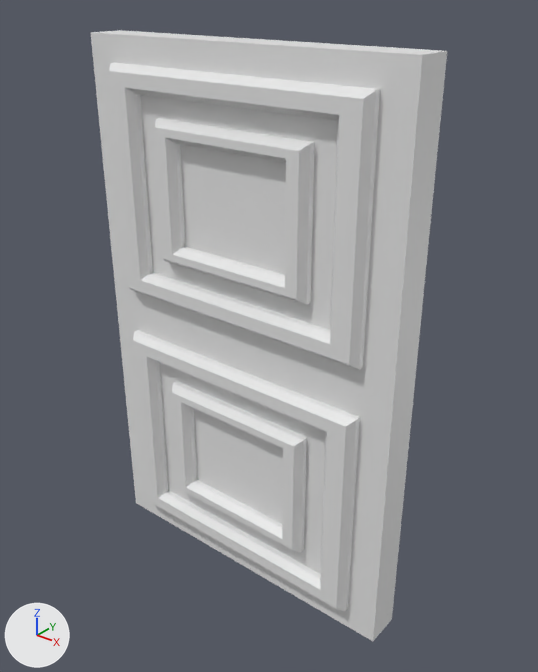
Two versions of the FBX model ChronoLInk/Assets/06_Models/Prop/OBJ_Door.fbx, one commit apart.
The view is the same before and after, from a 50 mm camera at (1.48, -1.75, 2.07) aimed at (0.07, 0.02, 0.98). The axes (+X, +Y, +Z) are drawn at lower left. The lights are the same throughout. The older version comes first. Where no turn or scale is listed for an object, it has been applied to the vertices.
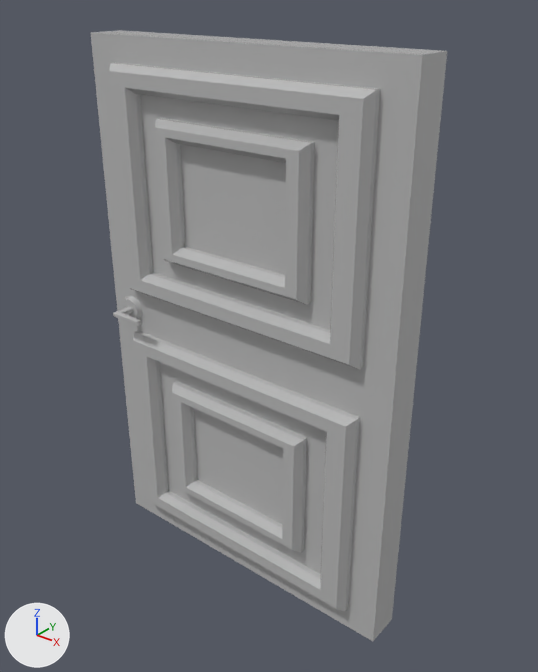
The change, as a diff of the scene's bpy script:
```diff
--- a/ChronoLInk/Assets/06_Models/Prop/OBJ_Door.fbx.py
+++ b/ChronoLInk/Assets/06_Models/Prop/OBJ_Door.fbx.py
@@ mat_03___default @@
+mat_03___default = principled_material('03 - Default')
+mat_03___default.base_color = (0.5, 0.5, 0.5)  # grey #bcbcbc
+mat_03___default.roughness = 0.0
@@ mat_07___default @@
+mat_07___default = principled_material('07 - Default')
+mat_07___default.base_color = (0.5, 0.5, 0.5)  # grey #bcbcbc
+mat_07___default.roughness = 0.0
@@ me_mesh @@
 me_mesh.from_pydata(...)  # 108 vertices, 106 faces; spans x -0.6..0.6, y -0.12..0.05, z 0.0..1.9
+me_mesh.materials.append(mat_03___default)  # grey #bcbcbc
@@ me_mesh_001 @@
+me_mesh_001.from_pydata(...)  # 144 vertices, 280 faces; spans x -0.054..0.116, y -0.126..0.0, z -0.052..0.052
+me_mesh_001.materials.append(mat_07___default)  # grey #bcbcbc
@@ ob_box031 @@
+ob_box031 = bpy.data.objects.new('Box031', me_mesh_001)
+ob_box031.location = (-0.504, -0.035, 0.952)
```

Location of each change, (x1, y1, x2, y2) in pixels of the pictures (538 x 672 px):
'Box008', recoloured (white to grey): (91, 30, 447, 641) in both
'Box031', added: after (113, 296, 142, 326)
